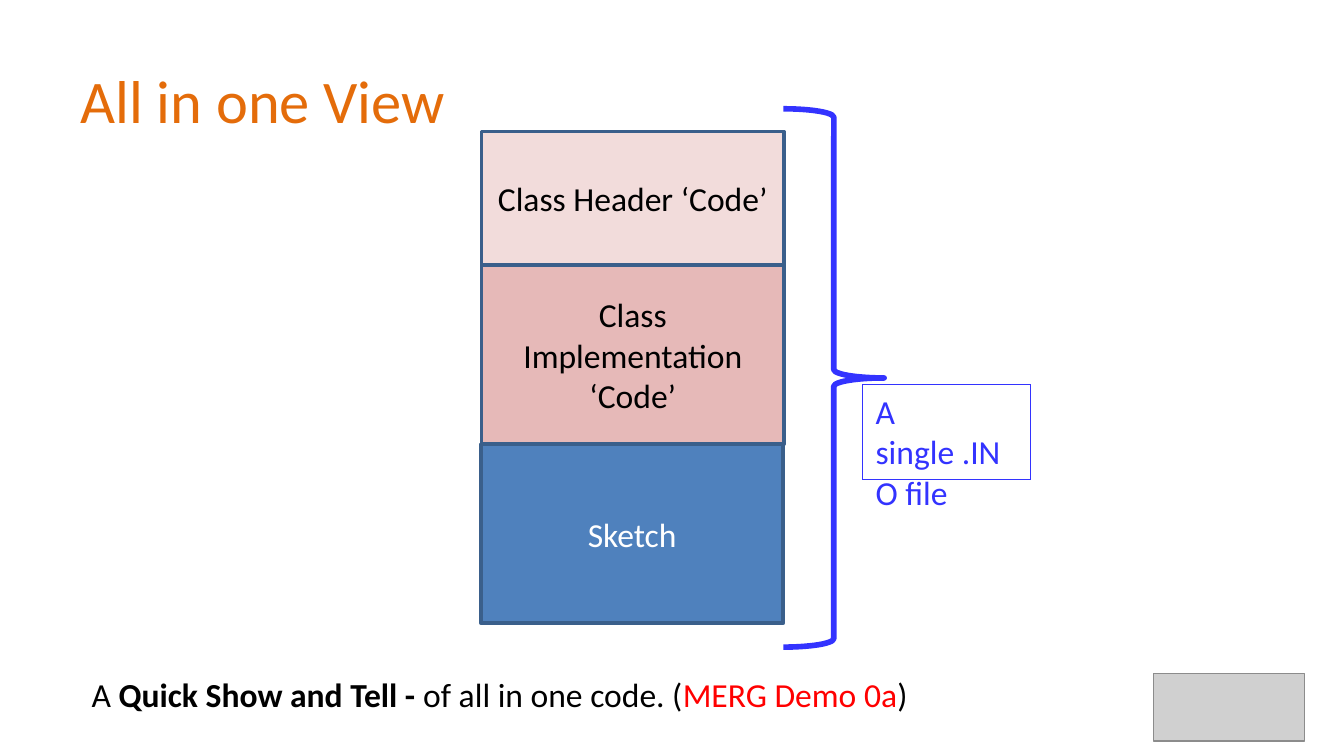
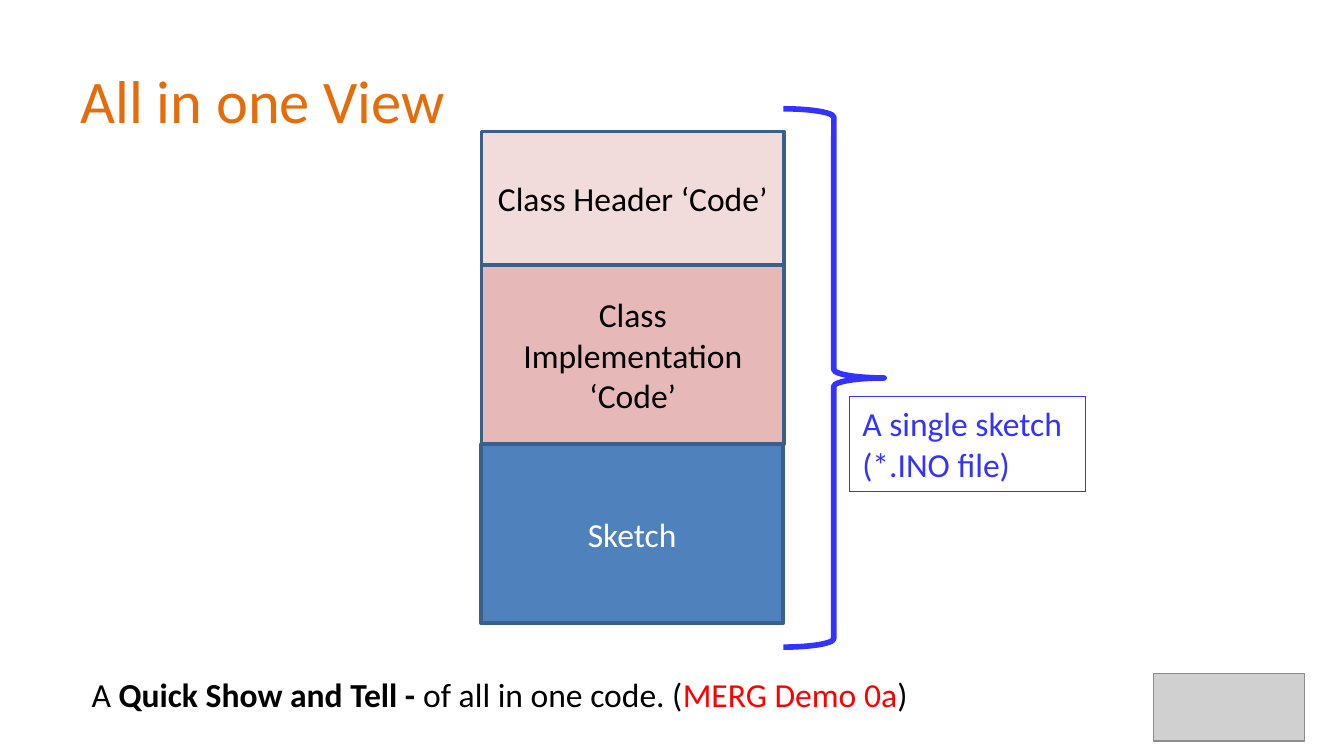
Before and after one commit to Alan-Lomax/MERG-SIG-Presentations, a slide deck: slide 10 of Introduction to Class Programming Part 2.pptx. Drawn at 1344x756 pixels with LibreOffice and Linux fonts; fonts in the diff are those of the drawing; grey boxes stand for pictures; background and template pictures are left out. Boxes give left, top, right and bottom in pixels: in the first picture for what was removed or moved away, otherwise in the second. Text is boxed around its words. In the diff, an @@ line names an element or a change of style, - is before the commit and + after.

```diff
--- a/Introduction to Class Programming Part 2.pptx
+++ b/Introduction to Class Programming Part 2.pptx
@@ rectangle "A single sketch (*.INO file)": place and size @@
-rectangle "A single sketch (*.INO file)" at [863,384,1031,480]
+rectangle "A single sketch (*.INO file)" at [849,396,1086,492]
@@ text in rectangle at [862,412,1062,482]: text changed @@
-A single .INO file
+A single sketch (*.INO file)
```
Also in this commit, not shown: 3 other slides changed.
